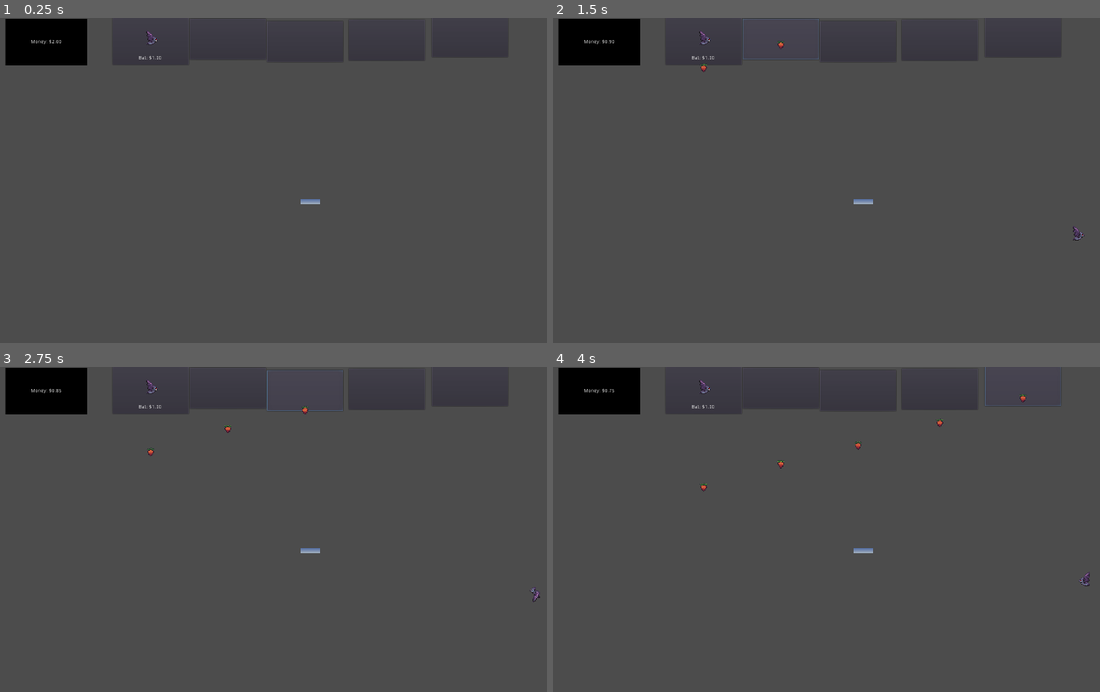
Above: before the commit, frames 1-4 (two rows, left to right).
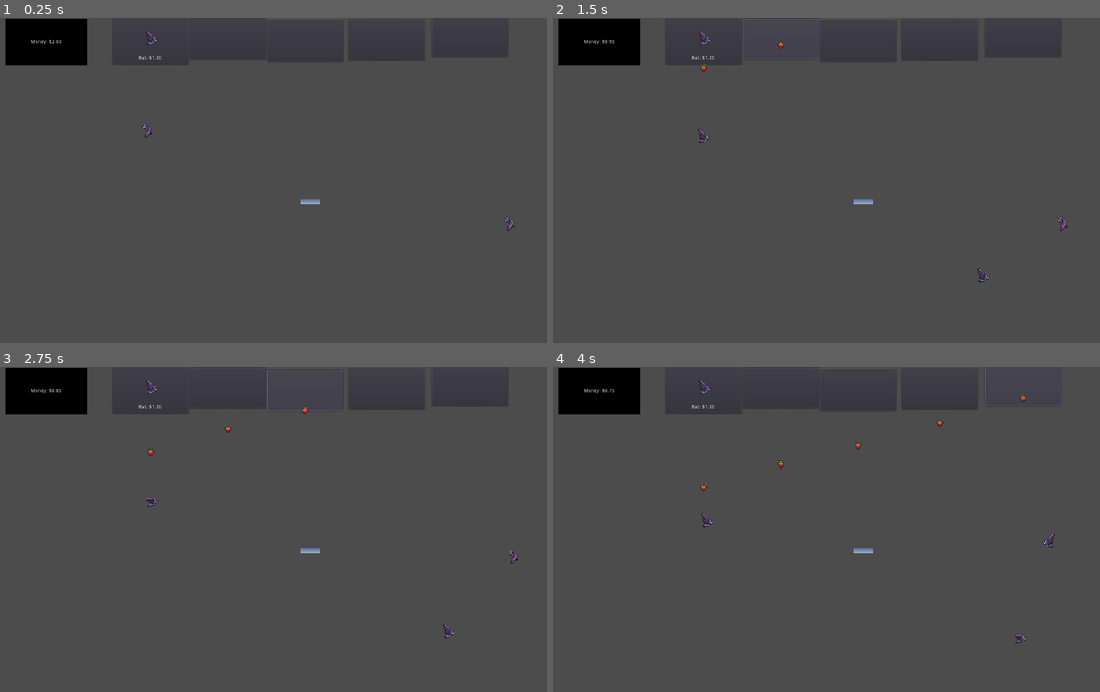
Above: after the commit, the same moments.

Repository: BranRead/Batty_Farming
Game: Godot game, scene res://main.tscn
The game is run twice, just before and just after one commit, with the same random seed, the same clock (stepped at 60 frames per second) and the same inputs. A sky picture missing from this copy of the repository is replaced by a grey-blue gradient.
Inputs (mouse positions are in pixels of both pictures, inside the frame that each line leads up to):
- Up to frame 1 (0.25 s): no input
- Up to frame 2 (1.5 s): click "Bat: $1.00" at 0.5 s; click (782, 37) at 1.25 s
- Up to frame 3 (2.75 s): click (306, 389) at 2 s
- Up to frame 4 (4 s): click (941, 389) at 2.75 s; click (1023, 386) at 3.5 s

The runs differ from the first frame. In frame 1, less than 0.1% of the frame differs, in the area x 25-95%, y 32-66%; in frame 2, 0.2%; in frame 3, 0.2%; in frame 4, 0.2%, in the area x 27-99%, y 44-86%.

Commit message:
Bats indicate when they're hungry and chase food/only eat when hungry

Diff:
--- a/Bat.tscn
+++ b/Bat.tscn
@@ -1,5 +1,6 @@
-[gd_scene load_steps=11 format=2]
+[gd_scene load_steps=12 format=2]
 
+[ext_resource path="res://Timer.gd" type="Script" id=1]
 [ext_resource path="res://images/bat.png" type="Texture" id=2]
 
 [sub_resource type="GDScript" id=25]
@@ -7,15 +8,17 @@
 script/source = "extends Area2D
 
 var guano_packed_scene = preload(\"Guano.tscn\")
-export var idle_speed = {\"x\": 40, \"y\": 40}
-export var chasing_food_speed = {\"x\": 0.75, \"y\": 0.75}
-export var lower_speed_threshold = 25
-export var drop_threshold = 0.9994
+export var idle_speed: float = 80
+var velocity = Vector2(0, 0)
+export var chasing_food_speed : float = 125
+export var lower_speed_threshold : float = 50
+export var drop_threshold = 0.9993
 var name_check : String = \"bat\";
 export var timesFed : int = 0;
 export var isHungry : bool = false
 var cost: float = 1.00
-
+var orginal_color = self.modulate
+var closest_food
 export var movement_change_threshold : float = 0.99
 var rng = RandomNumberGenerator.new()
 onready var animated_sprite : AnimatedSprite = $AnimatedSprite
@@ -27,42 +30,67 @@
 # Called every frame. 'delta' is the elapsed time since the previous frame.
 func _process(delta):
 	#print(\"flying\")
-	var change_movement_chance : float = rng.randf()
-	if change_movement_chance > movement_change_threshold:
-		idle_speed.x = rng.randf_range(-40, 40)
-		#print(idle_speed.x)
-		if idle_speed.x > -lower_speed_threshold && idle_speed.x <= 0:
-			idle_speed.x - lower_speed_threshold
-		elif idle_speed.x < lower_speed_threshold && idle_speed.x > 0:
-			idle_speed.x + lower_speed_threshold
+	if !self.isHungry:
+		var change_movement_chance : float = rng.randf()
+		if change_movement_chance > movement_change_threshold:
+			self.velocity.x = rng.randf_range(-self.idle_speed, self.idle_speed)
+			#print(idle_speed.x)
+			if self.velocity.x > -lower_speed_threshold && self.velocity.x <= 0:
+				self.velocity.x - lower_speed_threshold
+			elif self.velocity.x < lower_speed_threshold && self.velocity.x > 0:
+				self.velocity.x + lower_speed_threshold
 
-		idle_speed.y = rng.randf_range(-40, 40)
-		if idle_speed.y > -lower_speed_threshold && idle_speed.y <= 0:
-			idle_speed.y -lower_speed_threshold
-		elif idle_speed.y < lower_speed_threshold && idle_speed.y > 0:
-			idle_speed.y +lower_speed_threshold
+			self.velocity.y = rng.randf_range(-self.idle_speed, self.idle_speed)
+			if self.velocity.y > -lower_speed_threshold && self.velocity.y <= 0:
+				self.velocity.y -lower_speed_threshold
+			elif self.velocity.y < lower_speed_threshold && self.velocity.y > 0:
+				self.velocity.y +lower_speed_threshold
+	else:
+		#print(\"Firing\")
+		#print(get_parent().get_tree().get_nodes_in_group(\"food\"))
+		var food_on_screen = get_parent().get_tree().get_nodes_in_group(\"food\")
+		closest_food = null
+		var closest_distance = 2000
 
-	if idle_speed.x > 0:
-		animated_sprite.play(\"fly_right\")
-	elif idle_speed.x < 0:
-		animated_sprite.play(\"fly_left\")
-	self.position.x += idle_speed.x * delta
-	self.position.y += idle_speed.y * delta
+		for food in food_on_screen:
+			if food != null:
+				var distance = self.position.distance_to(food.position)
+				if distance < closest_distance:
+					closest_food = food
+		if closest_food != null:
+			#print(closest_food.position)
+			if self.position.x > self.position.move_toward(closest_food.position, self.chasing_food_speed * delta).x:
+				animated_sprite.play(\"fly_left\")
+			else:
+				animated_sprite.play(\"fly_right\")
+			self.position = self.position.move_toward(closest_food.position, self.chasing_food_speed * delta)
 
-	if(!isHungry):
-		var dropChance = rng.randf_range(0,1)
-		if dropChance > drop_threshold:
-			#print(\"Guano dropped\")
-			var guano = guano_packed_scene.instance()
-			var guano_unique = guano.duplicate()
-			guano_unique.position = self.position
-			get_parent().add_child(guano_unique)
+
+	if !self.isHungry || self.closest_food == null:
+		self.position.x += self.velocity.x * delta
+		self.position.y += self.velocity.y * delta
+		if self.velocity.x > 0:
+			animated_sprite.play(\"fly_right\")
+		else:
+			animated_sprite.play(\"fly_left\")
+
+
+	var dropChance = rng.randf_range(0,1)
+	if dropChance > drop_threshold:
+		#print(\"Guano dropped\")
+		var guano = guano_packed_scene.instance()
+		var guano_unique = guano.duplicate()
+		guano_unique.position = self.position
+		get_parent().add_child(guano_unique)
 
 func _on_Bat_area_entered(area):
-	if(area.name_check == \"food\"):
+	if area.name_check == \"food\" && self.isHungry:
 		self.timesFed += 1
 		#print(\"The bat ate the strawberry\")
 		area.free()
+		get_node(\"HungerTimer\").paused = false
+		self.isHungry = false
+		self.modulate = self.orginal_color
 		print(self.timesFed)
 		if(self.timesFed == 4):
 			self.scale = Vector2(1.5, 1.5)
@@ -72,16 +100,24 @@
 		print(\"FUNGUS\")
 	elif(area.name_check == \"leftScreen\"):
 		#print(\"Left wall\")
-		self.idle_speed.x *= -1
+		self.velocity.x *= -1
 	elif(area.name_check == \"topScreen\"):
 		#print(\"Top wall\")
-		self.idle_speed.y *= -1
+		self.velocity.y *= -1
 	elif(area.name_check == \"rightScreen\"):
 		#print(\"Right wall\")
-		self.idle_speed.x *= -1
+		self.velocity.x *= -1
 	elif(area.name_check == \"bottomScreen\"):
 		#print(\"Bottom wall\")
-		self.idle_speed.y *= -1
+		self.velocity.y *= -1
+
+
+
+func _on_Timer_timeout():
+	print(\"I'm hungry :(\")
+	get_node(\"HungerTimer\").paused = true
+	self.isHungry = true
+	self.modulate = Color(\"#c30010\")
 "
 
 [sub_resource type="AtlasTexture" id=15]
@@ -142,4 +178,8 @@
 rotation = 1.5708
 shape = SubResource( 24 )
 
+[node name="HungerTimer" type="Timer" parent="."]
+script = ExtResource( 1 )
+
 [connection signal="area_entered" from="." to="." method="_on_Bat_area_entered"]
+[connection signal="timeout" from="HungerTimer" to="." method="_on_Timer_timeout"]
--- /dev/null
+++ b/Timer.gd
@@ -0,0 +1,17 @@
+extends Timer
+
+
+# Declare member variables here. Examples:
+# var a = 2
+# var b = "text"
+
+
+# Called when the node enters the scene tree for the first time.
+func _ready():
+	self.wait_time = 5.0
+	self.autostart = true
+
+
+# Called every frame. 'delta' is the elapsed time since the previous frame.
+#func _process(delta):
+#	pass
--- a/main.tscn
+++ b/main.tscn
@@ -22,8 +22,12 @@
 # Called when the node enters the scene tree for the first time.
 func _ready():
 	rng.randomize()
-	pass # Replace with function body.
 
+	for n in 2:
+		var bat = bat_packed_scene.instance()
+		var batDouble = bat.duplicate()
+		batDouble.position = Vector2(rng.randi_range(summon_buffer, get_viewport().get_visible_rect().size.x - summon_buffer), rng.randi_range(summon_buffer, get_viewport().get_visible_rect().size.y - summon_buffer))
+		add_child(batDouble)
 
 # Called every frame. 'delta' is the elapsed time since the previous frame.
 func _process(delta):
@@ -34,6 +38,8 @@
 			food.position = mouse_position
 			self.money -= food.cost
 			get_node(\"MoneyLabel\").update_money()
+			food.add_to_group(\"food\", true)
+			#print(get_tree().get_nodes_in_group(\"food\"))
 			add_child(food)
 
 	if Input.is_action_just_pressed(\"right_click\"):
@@ -66,6 +72,11 @@
 			self.money -= bat.cost
 			get_node(\"MoneyLabel\").update_money()
 			add_child(batDouble)
+
+
+func _on_BottomScreen_area_entered(area):
+	if area.name_check == \"food\" || area.name_check == \"guano\":
+		area.queue_free()
 "
 
 [sub_resource type="RectangleShape2D" id=2]
@@ -182,6 +193,7 @@
 valign = 1
 script = ExtResource( 8 )
 
+[connection signal="area_entered" from="CanvasLayer/BottomScreen" to="." method="_on_BottomScreen_area_entered"]
 [connection signal="area_entered" from="Mouse" to="." method="_on_Mouse_area_entered"]
 [connection signal="area_exited" from="Mouse" to="." method="_on_Mouse_area_exited"]
 [connection signal="pressed" from="BatButton" to="." method="_on_BatButton_pressed"]
